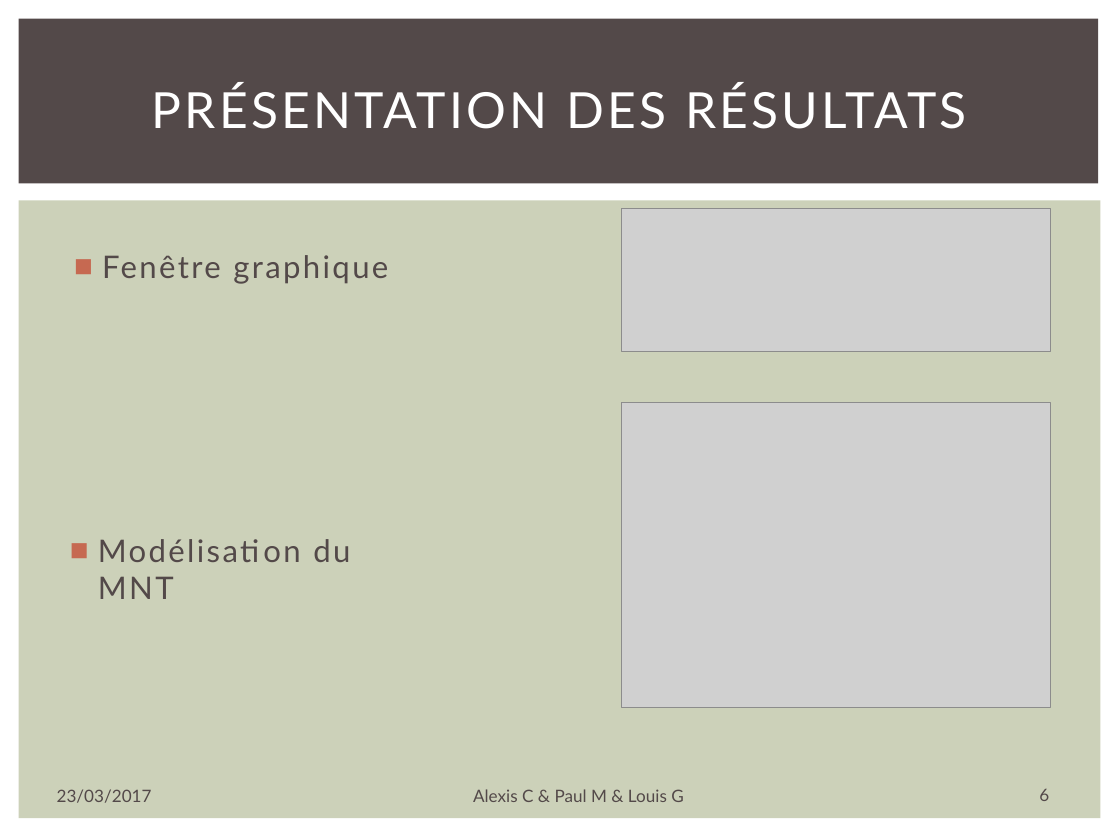
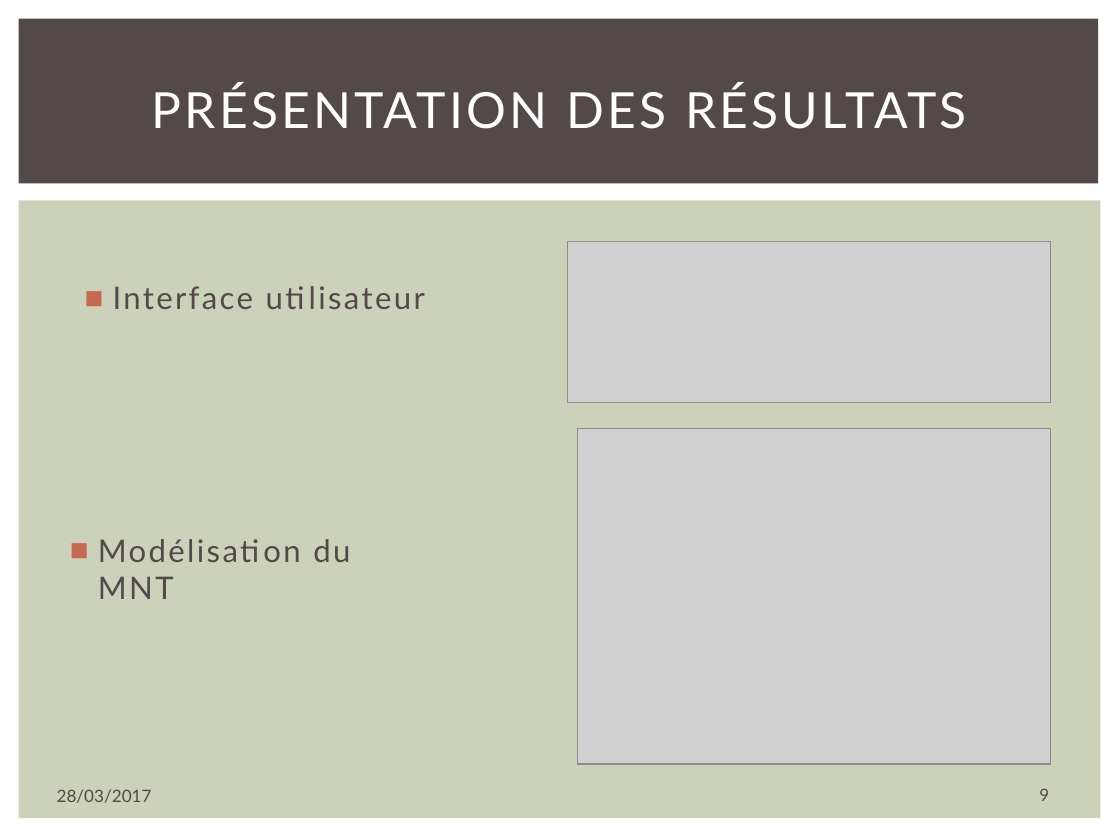
Before and after one commit to alexiscoatsaliou/MNT, a slide deck: slide 9 of Projet Java.pptx (slide 6 before the commit). Drawn at 1120x840 pixels with LibreOffice and Linux fonts; fonts in the diff are those of the drawing; grey boxes stand for pictures. Boxes give left, top, right and bottom in pixels: in the first picture for what was removed or moved away, otherwise in the second. Text is boxed around its words. In the diff, an @@ line names an element or a change of style, - is before the commit and + after.

```diff
--- a/Projet Java.pptx
+++ b/Projet Java.pptx
@@ picture: place and size @@
-picture at [622, 208, 1051, 352]
+picture at [568, 241, 1051, 402]
@@ text at [113, 286, 253, 309]: text changed @@
-■ Fenêtre graphique
+■ Interface utilisateur
@@ picture: place and size @@
-picture at [622, 402, 1051, 708]
+picture at [578, 429, 1052, 764]
@@ text at [57, 789, 152, 803]: text changed @@
-23/03/2017
+28/03/2017
@@ text removed at [473, 789, 683, 802] @@
-Alexis C & Paul M & Louis G
@@ page number at [1039, 788, 1049, 801]: text changed @@
-6
+9
```
Also in this commit, not shown: 6 other slides changed, 7 slides added, 2 slides removed.
